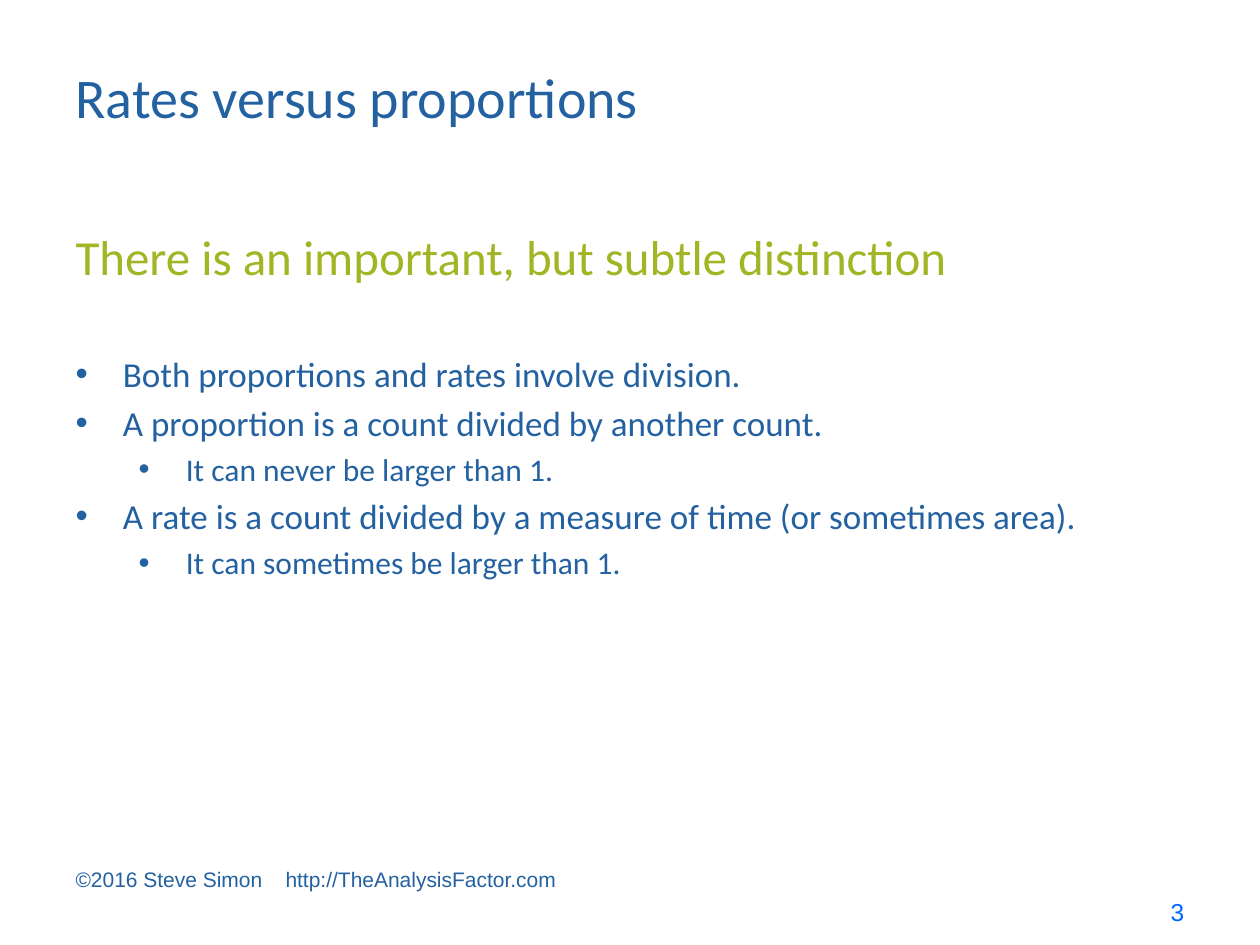
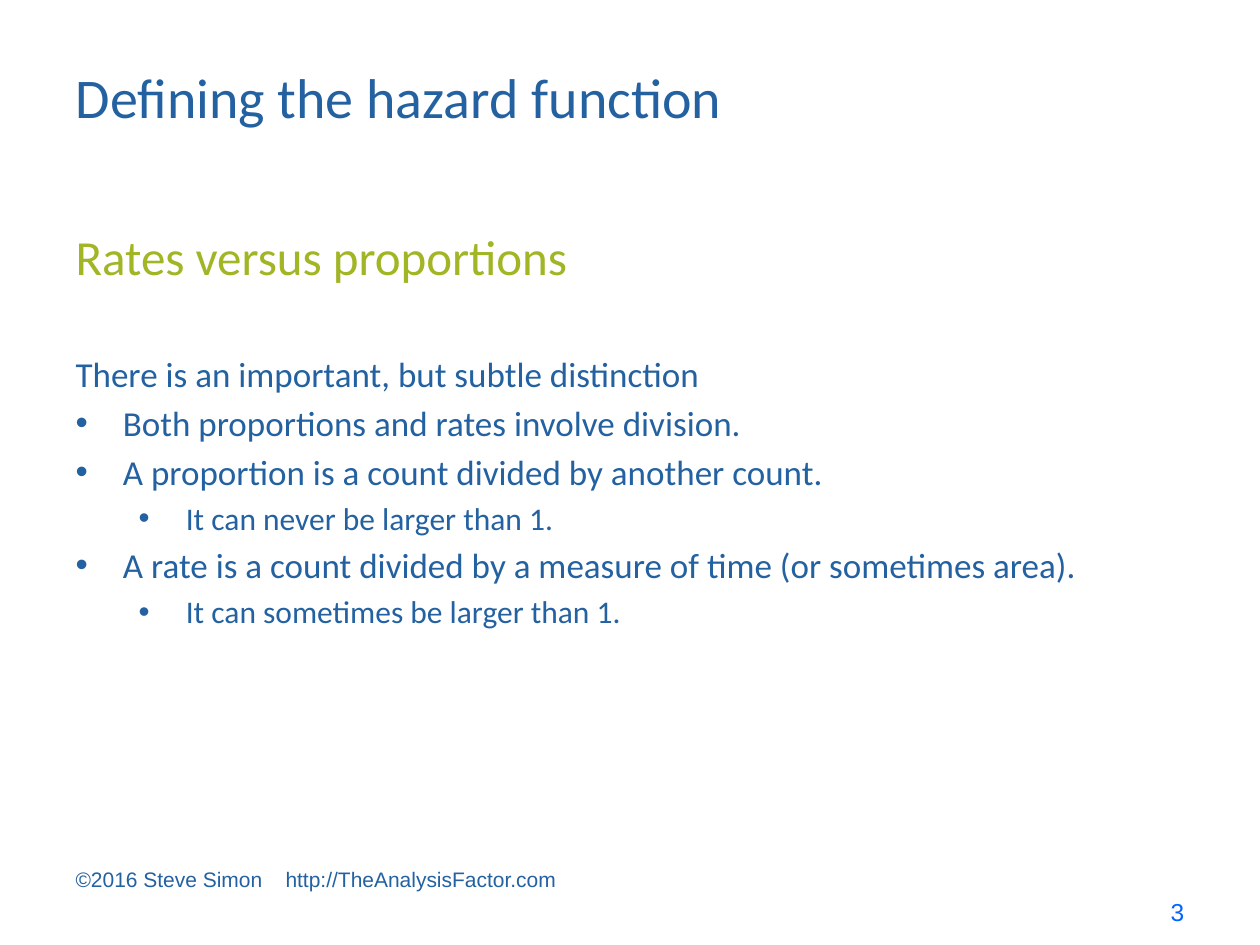
Before and after one commit to pmean/survival-models, a slide deck: slide 3 of bin/survival lecture 2.pptx. Drawn at 1260x945 pixels with LibreOffice and Linux fonts; fonts in the diff are those of the drawing. Boxes give left, top, right and bottom in pixels: in the first picture for what was removed or moved away, otherwise in the second. Text is boxed around its words. In the diff, an @@ line names an element or a change of style, - is before the commit and + after.

```diff
--- a/bin/survival lecture 2.pptx
+++ b/bin/survival lecture 2.pptx
@@ title at bbox=[76, 79, 722, 128]: text changed @@
-Rates versus proportions
+Defining the hazard function
@@ text at bbox=[76, 241, 567, 283]: text changed @@
-There is an important, but subtle distinction
+Rates versus proportions
@@ text at bbox=[76, 362, 699, 393]: paragraph added @@
+There is an important, but subtle distinction
```
Also in this commit, not shown: 16 other slides changed, 17 slides added, 11 slides removed, 5 other files.
